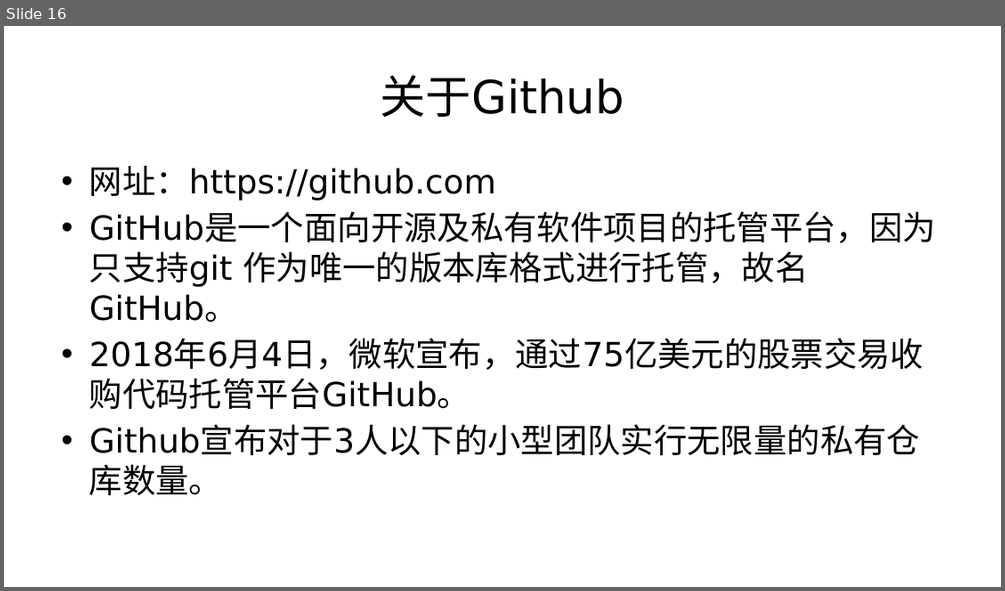
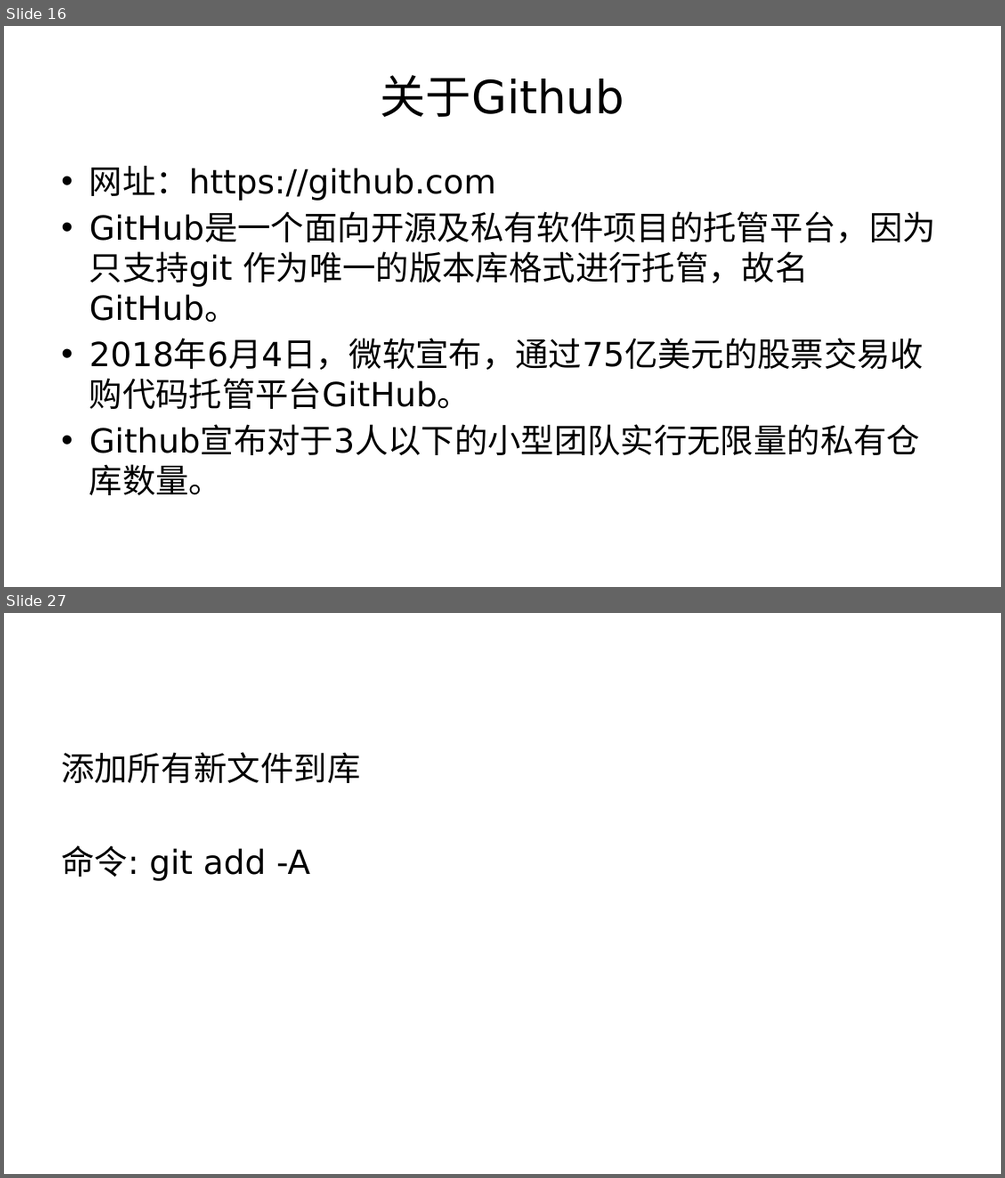
Before and after one commit to Sdear/LectureNotes, a slide deck: 专题/版本控制那些事.pptx. Shown one above the other, each under a label of ours: slide 16 before the commit, slides 16 and 27 after it; the slides between them are not shown. The pictures are 1005x591 and 1005x1178 pixels, drawn with LibreOffice and Linux fonts; fonts in the diff are those of the drawing; background and template pictures are left out. Boxes give left, top, right and bottom in pixels: in the first picture for what was removed or moved away, otherwise in the second. Text is boxed around its words. In the diff, an @@ line names an element or a change of style, - is before the commit and + after.

```diff
--- a/专题/版本控制那些事.pptx
+++ b/专题/版本控制那些事.pptx
@@ slide 27 added at <box>4,613,1001,1174</box>, background #FFFFFF @@
@@ text added at <box>61,752,360,880</box>, 32 pt, text #000000 @@
+添加所有新文件到库
+命令: git add -A
```
Also in this commit, not shown: 16 other slides added, 1 other file.
